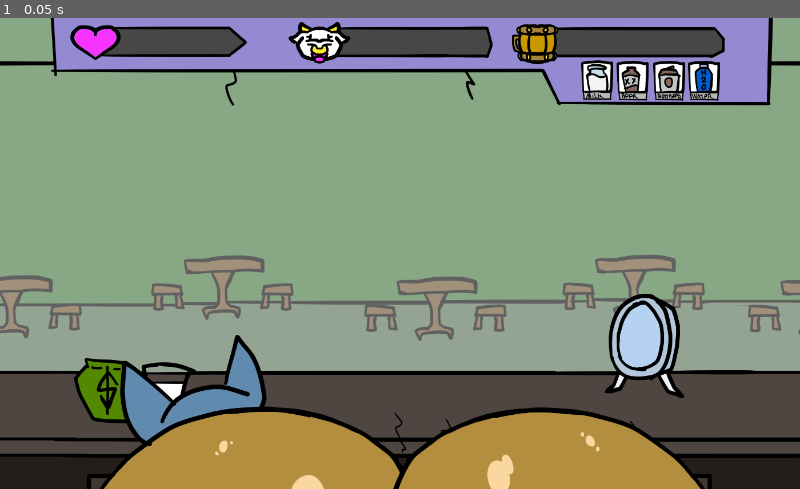
Above: before the commit, frame 1.
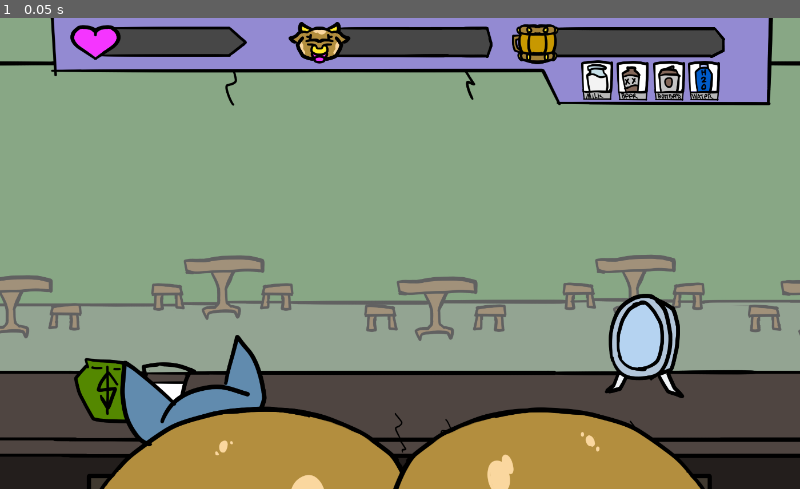
Above: after the commit, the same moment.

Repository: Yellowscar/MilkFloodV1
Game: Godot game, scene res://MainScene.tscn
The game is run twice, just before and just after one commit, with the same random seed, the same clock (stepped at 60 frames per second) and the same inputs.
Inputs:
- Up to frame 1 (0.05 s): no input

The runs differ from the first frame. In frame 1, 0.2% of the frame differs, in the area x 36-44%, y 2-9%.

Commit message:
Changed Cow Icon to brown cow
I initially designed the cow icon before making the PoV boob sprites, when I realized a brown cow works better for the PoV sprite I forgot to change the icon to match. That has been fixed.

Diff:
--- a/milk-flood-v-1/ProtoScene.tscn
+++ b/milk-flood-v-1/ProtoScene.tscn
@@ -32,7 +32,10 @@
 [ext_resource type="Texture2D" uid="uid://dvc53dah1akvj" path="res://Yellow Resources/Customer Sprites/SuperThirsty/StraightFromTap LeftTit0002.png" id="23_ikhdh"]
 [ext_resource type="Texture2D" uid="uid://bxvbr208r6b82" path="res://Yellow Resources/Milk Flood Left Tit V2.png" id="24_278yp"]
 [ext_resource type="Texture2D" uid="uid://55fps1txntqy" path="res://Yellow Resources/Customer Sprites/SuperThirsty/StraightFromTapCombined0004.png" id="24_tf888"]
+[ext_resource type="Texture2D" uid="uid://bwhmu8wdfvhmt" path="res://Yellow Resources/Player and UI Sprites/Cow Icon V20004.png" id="25_2pgpe"]
+[ext_resource type="Texture2D" uid="uid://dwy1jstct0r1r" path="res://Yellow Resources/Player and UI Sprites/Cow Icon V20005.png" id="26_kvjk3"]
 [ext_resource type="Texture2D" uid="uid://t612e5xdr41a" path="res://Yellow Resources/Player and UI Sprites/Milk Flood Right Tit.png" id="27_3oxj7"]
+[ext_resource type="Texture2D" uid="uid://p56eomu1krv1" path="res://Yellow Resources/Player and UI Sprites/Cow Icon V20006.png" id="27_jq24d"]
 
 [sub_resource type="SpriteFrames" id="SpriteFrames_52856"]
 animations = [{
@@ -107,7 +110,7 @@
 "texture": ExtResource("18_52856")
 }],
 "loop": true,
-"name": &"Bounce",
+"name": &"V1 Bounce",
 "speed": 5.0
 }, {
 "frames": [{
@@ -115,7 +118,32 @@
 "texture": ExtResource("17_3xswp")
 }],
 "loop": true,
-"name": &"Idle",
+"name": &"V1 Idle",
+"speed": 5.0
+}, {
+"frames": [{
+"duration": 0.5,
+"texture": ExtResource("25_2pgpe")
+}, {
+"duration": 0.5,
+"texture": ExtResource("26_kvjk3")
+}, {
+"duration": 0.5,
+"texture": ExtResource("27_jq24d")
+}, {
+"duration": 0.5,
+"texture": ExtResource("26_kvjk3")
+}],
+"loop": true,
+"name": &"V2 Bounce",
+"speed": 5.0
+}, {
+"frames": [{
+"duration": 1.0,
+"texture": ExtResource("25_2pgpe")
+}],
+"loop": true,
+"name": &"V2 Idle",
 "speed": 5.0
 }]
 
@@ -310,8 +338,7 @@
 [node name="CowIcon" type="AnimatedSprite2D" parent="CanvasLayer/BarManager/PlayerMilkBar"]
 position = Vector2(-16.676212, 51.881023)
 sprite_frames = SubResource("SpriteFrames_xnxqh")
-animation = &"Idle"
-frame_progress = 0.25990984
+animation = &"V2 Idle"
 
 [node name="BoobManager" type="Node2D" parent="CanvasLayer"]
 position = Vector2(695, 929)
Not shown: 1 places in milk-flood-v-1/ProtoScene.tscn that only renumber resources
Binary file added: milk-flood-v-1/Yellow Resources/Player and UI Sprites/Cow Icon V20004.png
Not shown, added: milk-flood-v-1/Yellow Resources/Player and UI Sprites/Cow Icon V20004.png.import
Binary file added: milk-flood-v-1/Yellow Resources/Player and UI Sprites/Cow Icon V20005.png
Not shown, added: milk-flood-v-1/Yellow Resources/Player and UI Sprites/Cow Icon V20005.png.import
Binary file added: milk-flood-v-1/Yellow Resources/Player and UI Sprites/Cow Icon V20006.png
Not shown, added: milk-flood-v-1/Yellow Resources/Player and UI Sprites/Cow Icon V20006.png.import
